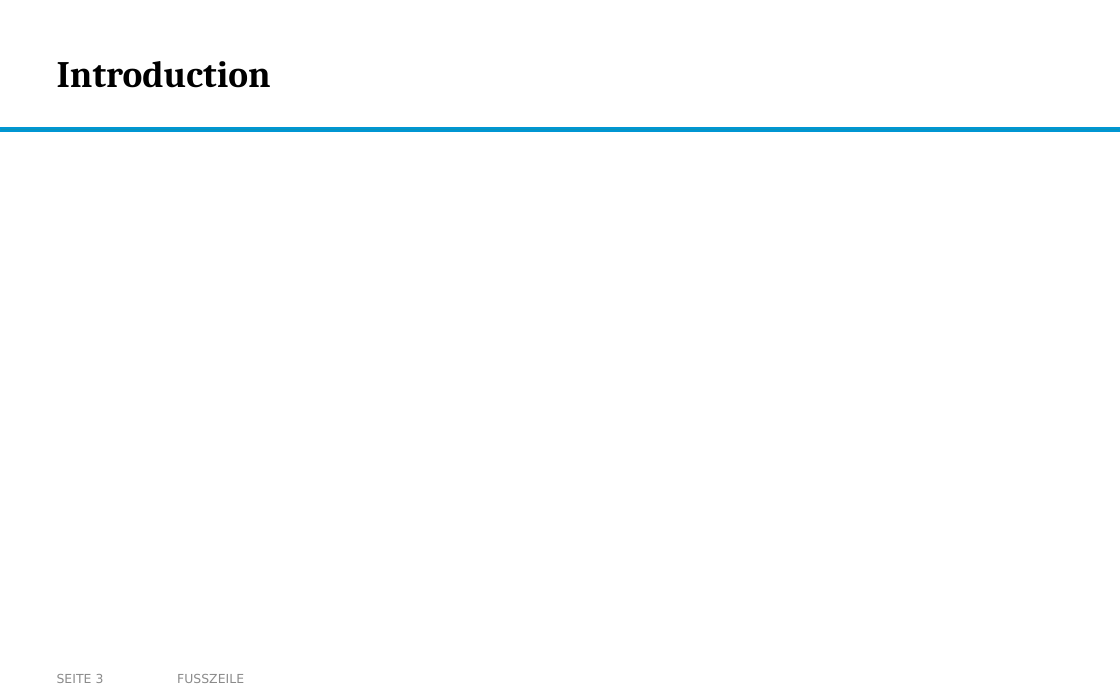
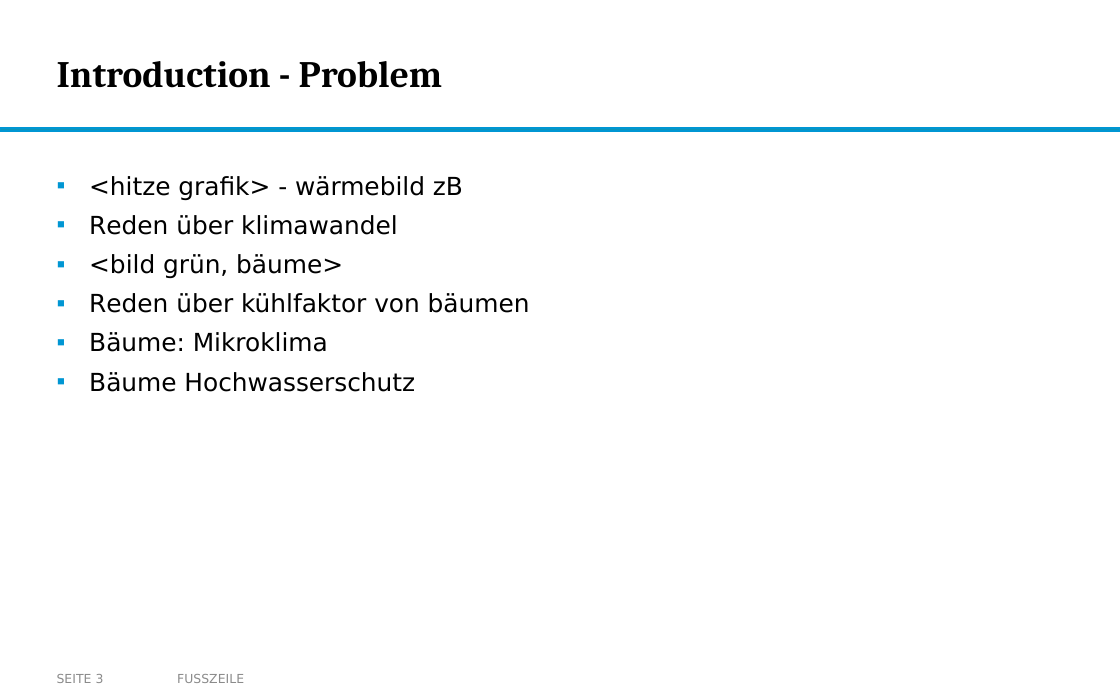
Before and after one commit to nikmaster/wu_dslab_infrared-city, a slide deck: slide 3 of deliverables/3b. intermediate slides/Intermediate Slides.pptx. Drawn at 1120x700 pixels with LibreOffice and Linux fonts; fonts in the diff are those of the drawing; background and template pictures are left out. Boxes give left, top, right and bottom in pixels: in the first picture for what was removed or moved away, otherwise in the second. Text is boxed around its words. In the diff, an @@ line names an element or a change of style, - is before the commit and + after.

Commit message:
slides: introduction skeleton

```diff
--- a/deliverables/3b. intermediate slides/Intermediate Slides.pptx
+++ b/deliverables/3b. intermediate slides/Intermediate Slides.pptx
@@ title at (57,61,443,88): text changed @@
-Introduction
+Introduction - Problem
@@ text added at (89,176,530,392), 16 pt, text #000000 @@
+▪ <hitze grafik> - wärmebild zB
+▪ Reden über klimawandel
+▪ <bild grün, bäume>
+▪ Reden über kühlfaktor von bäumen
+▪ Bäume: Mikroklima
+▪ Bäume Hochwasserschutz
```
Also in this commit, not shown: 1 other slide changed, 3 slides added, 1 slide removed.
